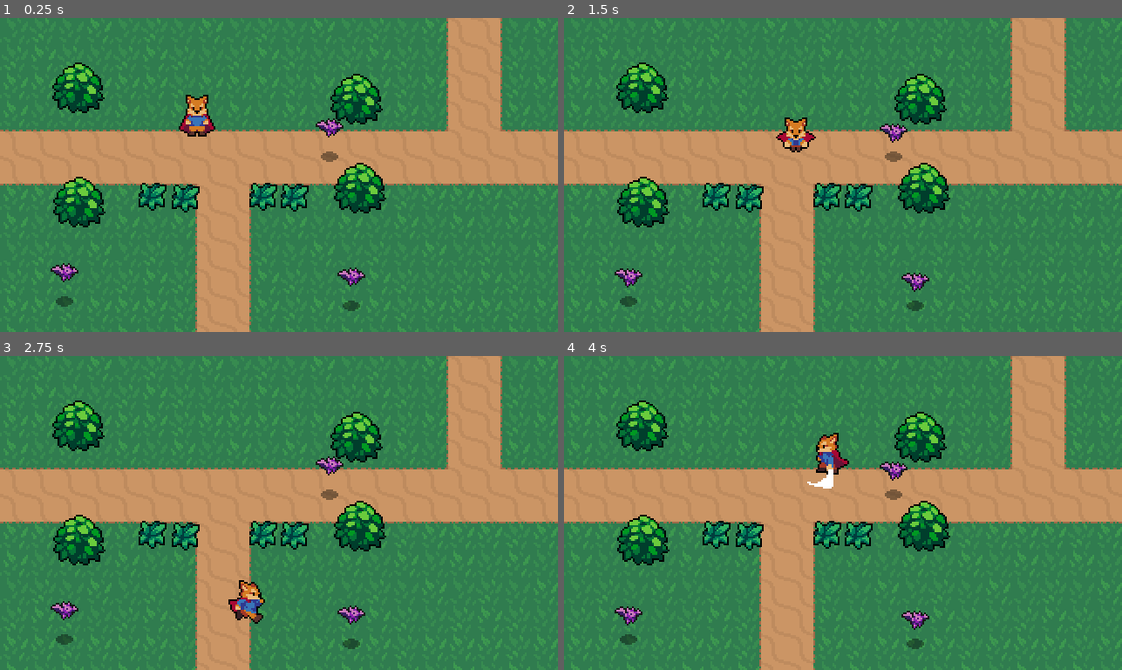
Above: before the commit, frames 1-4 (two rows, left to right).
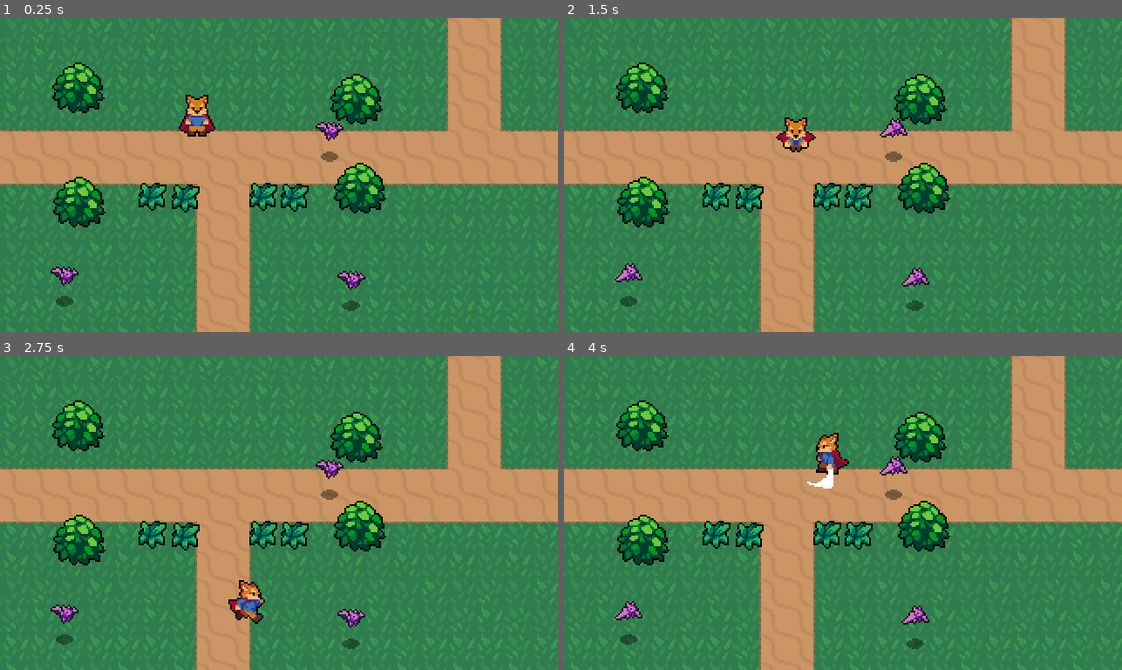
Above: after the commit, the same moments.

Repository: Firet/2d-action-rpg
Game: Godot game, scene res://World.tscn
Two runs of this game, one before a commit and one after it. Both use one fixed random seed, a clock stepped at 60 frames per second and the inputs below.
Inputs:
- Up to frame 1 (0.25 s): no input
- Up to frame 2 (1.5 s): hold Right (ui_right) 0.53-1.28 s; tap J (attack) at 0.6 s; hold Down (ui_down) from 1.28 s (still down); tap X (roll) at 1.35 s
- Up to frame 3 (2.75 s): release Down (ui_down) at 2.03 s; hold Right (ui_right) from 2.03 s (still down); tap J (attack) at 2.1 s
- Up to frame 4 (4 s): release Right (ui_right) at 2.78 s; hold Up (ui_up) 2.78-3.53 s; tap X (roll) at 2.85 s; hold Left (ui_left) from 3.53 s (still down); tap J (attack) at 3.6 s

The runs differ from the first frame. In frame 1, 0.5% of the frame differs, in the area x 9-66%, y 31-87%; in frame 2, 0.6%, in the area x 9-66%, y 31-88%; in frame 3, 0.5%; in frame 4, 0.6%.

Commit message:
Add Enemy death effect

Diff:
--- /dev/null
+++ b/Effects/EnemyDeathEffect.tscn
@@ -0,0 +1,58 @@
+[gd_scene load_steps=14 format=2]
+
+[ext_resource path="res://Effects/Effect.gd" type="Script" id=1]
+[ext_resource path="res://Effects/EnemyDeathEffect.png" type="Texture" id=2]
+
+[sub_resource type="AtlasTexture" id=1]
+atlas = ExtResource( 2 )
+region = Rect2( 0, 0, 32, 32 )
+
+[sub_resource type="AtlasTexture" id=2]
+atlas = ExtResource( 2 )
+region = Rect2( 32, 0, 32, 32 )
+
+[sub_resource type="AtlasTexture" id=3]
+atlas = ExtResource( 2 )
+region = Rect2( 64, 0, 32, 32 )
+
+[sub_resource type="AtlasTexture" id=4]
+atlas = ExtResource( 2 )
+region = Rect2( 96, 0, 32, 32 )
+
+[sub_resource type="AtlasTexture" id=5]
+atlas = ExtResource( 2 )
+region = Rect2( 128, 0, 32, 32 )
+
+[sub_resource type="AtlasTexture" id=6]
+atlas = ExtResource( 2 )
+region = Rect2( 160, 0, 32, 32 )
+
+[sub_resource type="AtlasTexture" id=7]
+atlas = ExtResource( 2 )
+region = Rect2( 192, 0, 32, 32 )
+
+[sub_resource type="AtlasTexture" id=8]
+atlas = ExtResource( 2 )
+region = Rect2( 224, 0, 32, 32 )
+
+[sub_resource type="AtlasTexture" id=9]
+atlas = ExtResource( 2 )
+region = Rect2( 256, 0, 32, 32 )
+
+[sub_resource type="AtlasTexture" id=10]
+atlas = ExtResource( 2 )
+region = Rect2( 288, 0, 32, 32 )
+
+[sub_resource type="SpriteFrames" id=11]
+animations = [ {
+"frames": [ SubResource( 1 ), SubResource( 2 ), SubResource( 3 ), SubResource( 4 ), SubResource( 5 ), SubResource( 6 ), SubResource( 7 ), SubResource( 8 ), SubResource( 9 ), SubResource( 10 ) ],
+"loop": true,
+"name": "Animate",
+"speed": 15.0
+} ]
+
+[node name="EnemyDeathEffect" type="AnimatedSprite"]
+frames = SubResource( 11 )
+animation = "Animate"
+offset = Vector2( 0, -8 )
+script = ExtResource( 1 )
--- a/Effects/GrassEffect.tscn
+++ b/Effects/GrassEffect.tscn
@@ -26,7 +26,7 @@
 [sub_resource type="SpriteFrames" id=6]
 animations = [ {
 "frames": [ SubResource( 1 ), SubResource( 2 ), SubResource( 3 ), SubResource( 4 ), SubResource( 5 ) ],
-"loop": false,
+"loop": true,
 "name": "Animate",
 "speed": 15.0
 } ]
--- a/Enemies/Bat.gd
+++ b/Enemies/Bat.gd
@@ -1,11 +1,13 @@
 extends KinematicBody2D
+
+const EnemyDeathEffect = preload("res://Effects/EnemyDeathEffect.tscn")
 
 var knockback = Vector2.ZERO
 
 onready var stats = $Stats
 
 func _physics_process(delta):
-	#  Bat has low friction because is in the air,
+	# Bat has low friction because is in the air,
 	# 200 is a low number compared to the player's friction
 	knockback = knockback.move_toward(Vector2.ZERO, 200 * delta)
 	knockback = move_and_slide(knockback)
@@ -16,3 +18,7 @@
 
 func _on_Stats_no_health():
 	queue_free()
+	var enemyDeathEffect = EnemyDeathEffect.instance()
+	# enemyDeathEffect is attach to the ysort (bat's parent)
+	get_parent().add_child(enemyDeathEffect)
+	enemyDeathEffect.global_position = global_position
--- a/Enemies/Bat.tscn
+++ b/Enemies/Bat.tscn
@@ -48,6 +48,7 @@
 [node name="AnimatedSprite" type="AnimatedSprite" parent="."]
 frames = SubResource( 6 )
 animation = "Fly"
+frame = 1
 playing = true
 offset = Vector2( 0, -12 )
 
--- a/World/Grass.gd
+++ b/World/Grass.gd
@@ -1,10 +1,12 @@
 extends Node2D
 
+const GrassEffect = preload("res://Effects/GrassEffect.tscn")
+
 func create_grass_effect():
-	var GrassEffect = load("res://Effects/GrassEffect.tscn")
 	var grassEffect = GrassEffect.instance()
-	var world = get_tree().current_scene
-	world.add_child(grassEffect)
+	# grassEffect is attached to Grass node
+	# (which is the parent of all individual grass nodes)
+	get_parent().add_child(grassEffect)
 	# Assign the global position of Grass to the animated grass position
 	grassEffect.global_position = global_position
 
